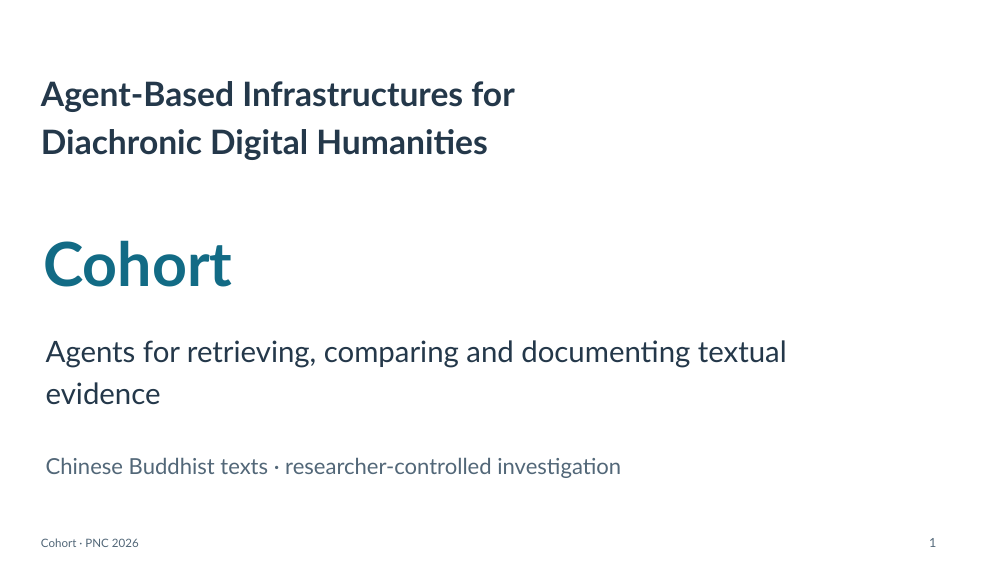
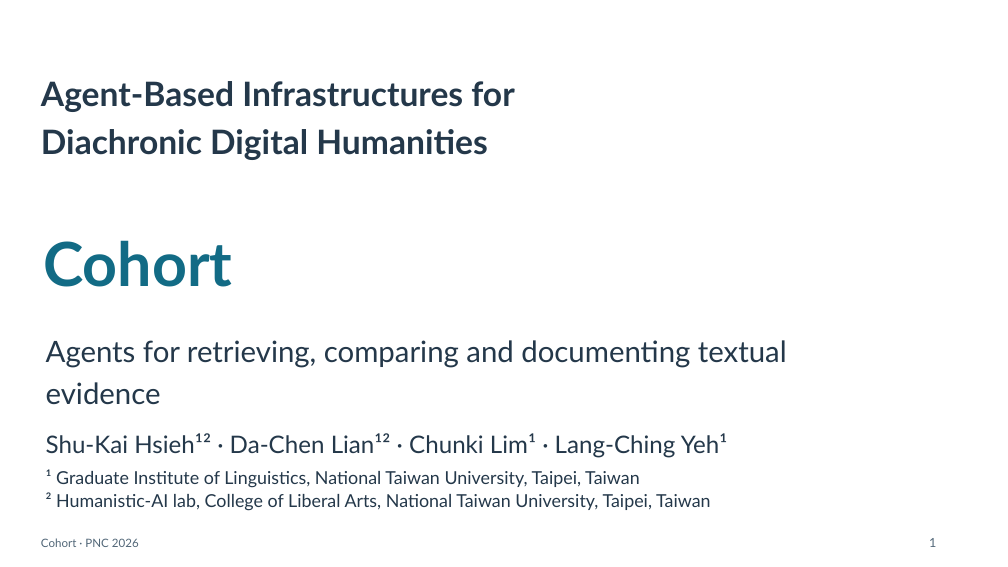
Before and after one commit to lopentu/cohort, a slide deck: slide 1 of docs/presentation/cohort-pnc-2026.pptx. Drawn at 1008x567 pixels with LibreOffice and Linux fonts; fonts in the diff are those of the drawing. Boxes give left, top, right and bottom in pixels: in the first picture for what was removed or moved away, otherwise in the second. Text is boxed around its words. In the diff, an @@ line names an element or a change of style, - is before the commit and + after.

Commit message:
Add authors and abstract affiliations to title slide

```diff
--- a/docs/presentation/cohort-pnc-2026.pptx
+++ b/docs/presentation/cohort-pnc-2026.pptx
@@ text at (46,433,728,458): text changed; size 21 to 23 pt; text colour #526778 to #24384A @@
-Chinese Buddhist texts · researcher-controlled investigation
+Shu-Kai Hsieh¹² · Da-Chen Lian¹² · Chunki Lim¹ · Lang-Ching Yeh¹
@@ text added at (46,469,640,488), 17 pt, text #24384A @@
+¹ Graduate Institute of Linguistics, National Taiwan University, Taipei, Taiwan
@@ text added at (46,492,711,511), 17 pt, text #24384A @@
+² Humanistic-AI lab, College of Liberal Arts, National Taiwan University, Taipei, Taiwan
```
Also in this commit, not shown: 2 other files.
